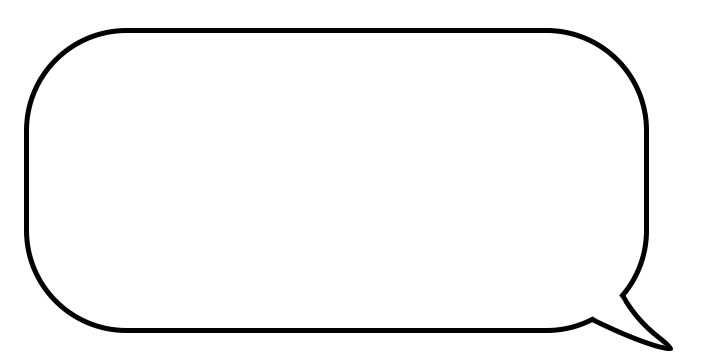
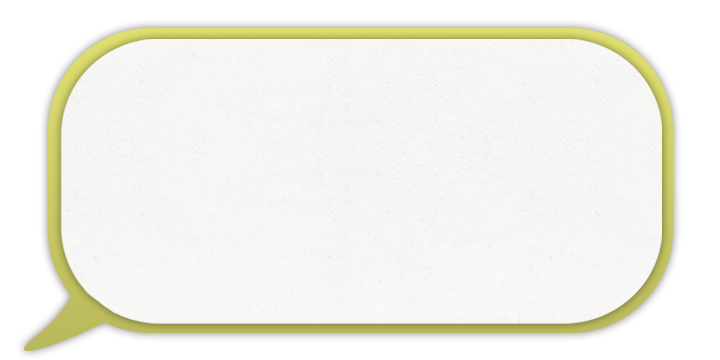
The second 720×360 image is a revision of the first. Changes to its layers:
added layer "paper_texture" (50%) above "Rounded Rectangle 1" over [60, 39, 662, 324]
added layer "Rounded Rectangle 1" (1st of 2) above "Rounded Rectangle 1" over [60, 39, 662, 324]
painted on "Rounded Rectangle 1" (2nd of 2) over [24, 28, 673, 351]
